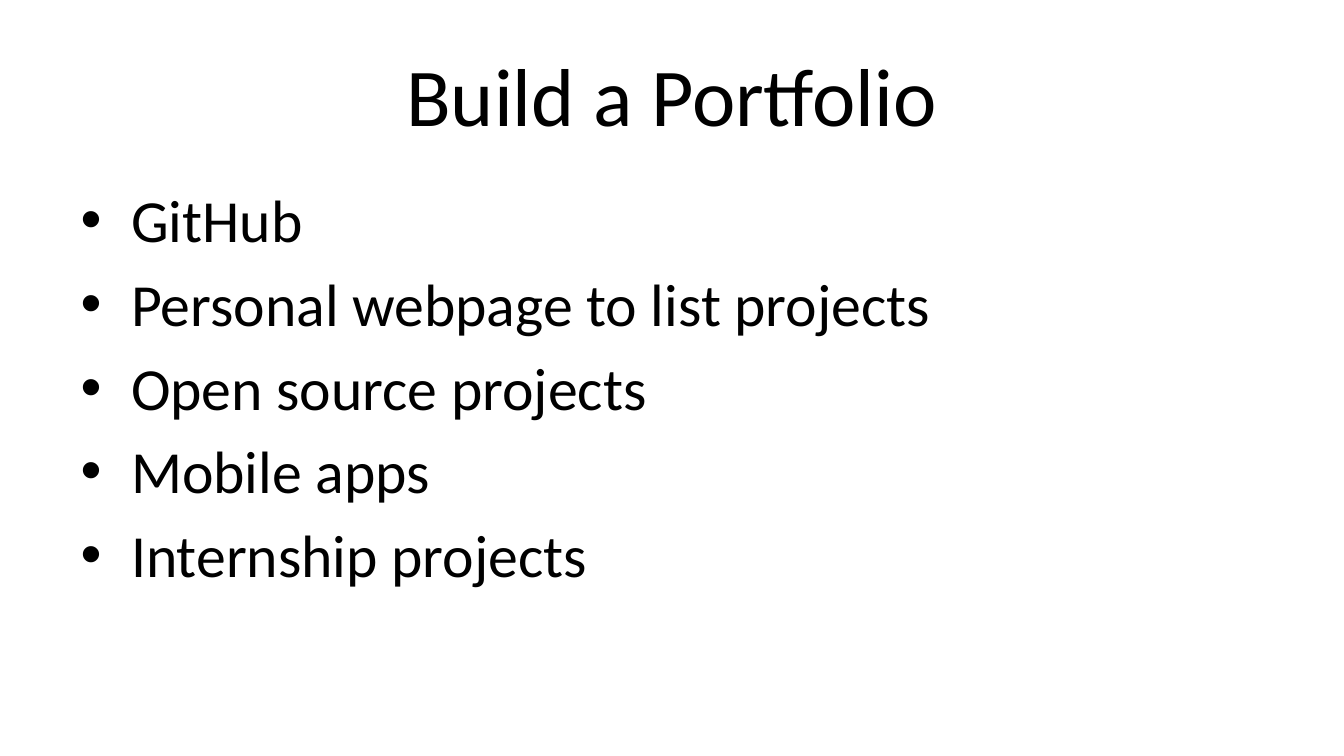
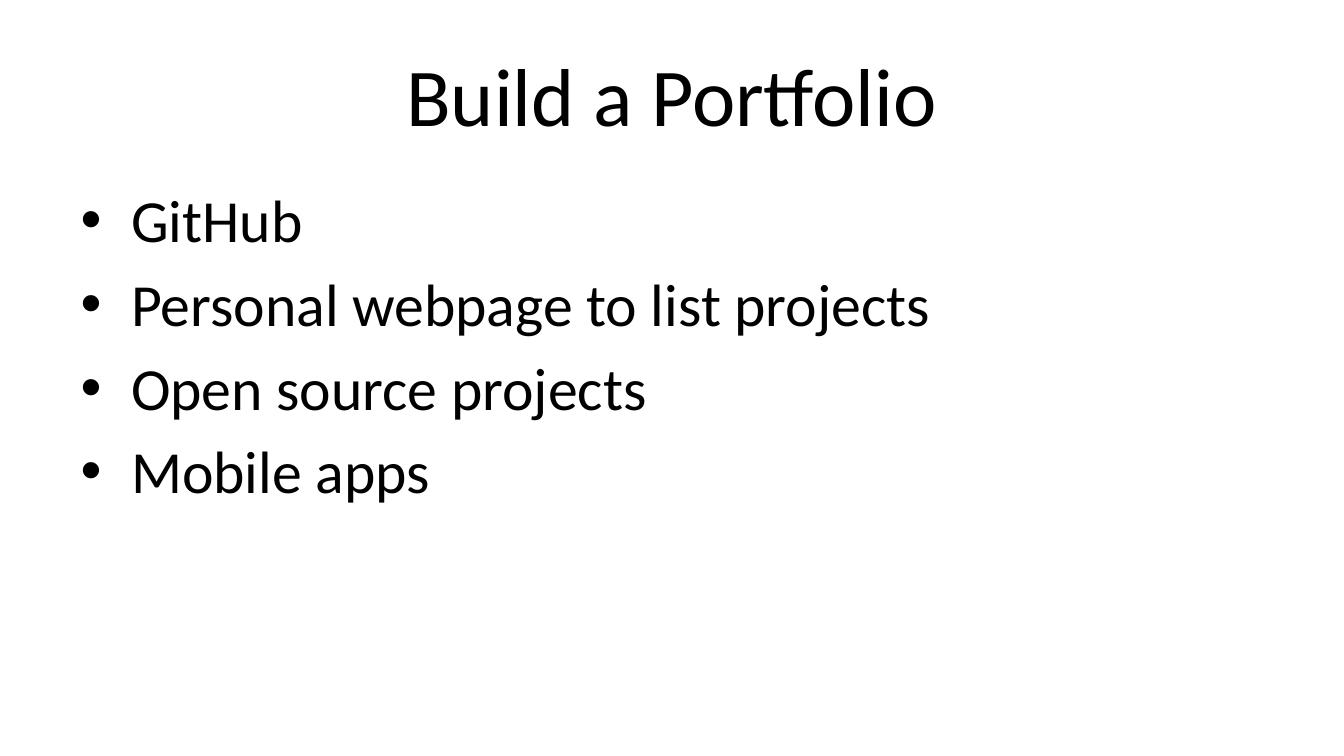
Before and after one commit to joeyajames/UsefulUtensils, a slide deck: slide 8 of Tips for CS Freshmen.pptx. Drawn at 1344x756 pixels with LibreOffice and Linux fonts; fonts in the diff are those of the drawing. Boxes give left, top, right and bottom in pixels: in the first picture for what was removed or moved away, otherwise in the second. Text is boxed around its words. In the diff, an @@ line names an element or a change of style, - is before the commit and + after.

```diff
--- a/Tips for CS Freshmen.pptx
+++ b/Tips for CS Freshmen.pptx
@@ text at [131, 535, 586, 588]: paragraph removed @@
-• Internship projects
```
Also in this commit, not shown: 1 other slide changed, 1 slide added, 2 slides removed, 1 other file.
